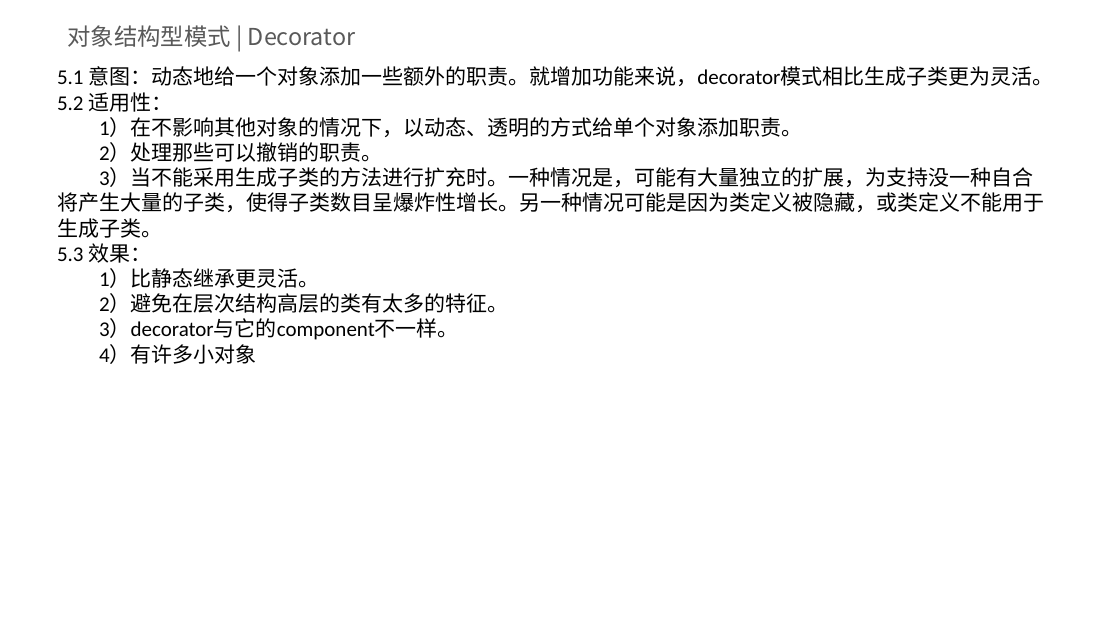
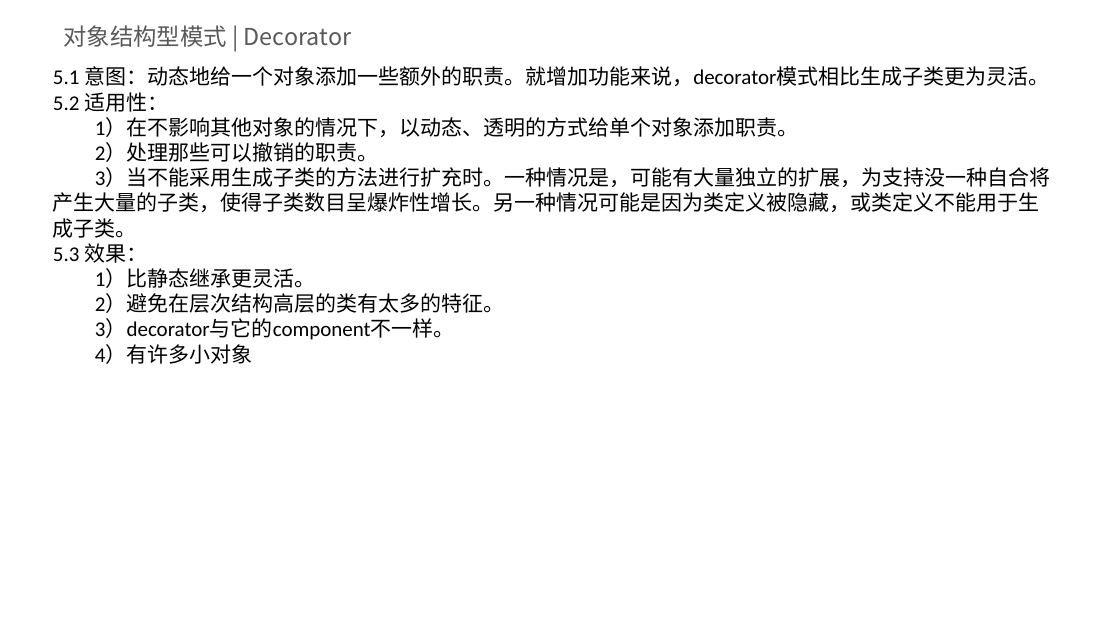
Before and after one commit to DingZheng2017/DesignPatternsDemo, a slide deck: slide 25 of 设计模式.pptx. Drawn at 1120x630 pixels with LibreOffice and Linux fonts; fonts in the diff are those of the drawing; background and template pictures are left out. Boxes give left, top, right and bottom in pixels: in the first picture for what was removed or moved away, otherwise in the second. Text is boxed around its words. In the diff, an @@ line names an element or a change of style, - is before the commit and + after.

```diff
--- a/设计模式.pptx
+++ b/设计模式.pptx
@@ text "对象结构型模式 | Decorator": place and size @@
-text "对象结构型模式 | Decorator" at <box>68,25,355,47</box>
+text "对象结构型模式 | Decorator" at <box>63,25,351,47</box>
@@ text "5.1 意图：动态地给一个对象添加一些额外的职责。就增加功能来说，decorator模式相比生成子类更为灵活。": place and size @@
-text "5.1 意图：动态地给一个对象添加一些额外的职责。就增加功能来说，decorator模式相比生成子类更为灵活。" at <box>57,66,1053,364</box>
+text "5.1 意图：动态地给一个对象添加一些额外的职责。就增加功能来说，decorator模式相比生成子类更为灵活。" at <box>53,66,1051,364</box>
```
Also in this commit, not shown: 36 other slides changed, 12 other files.
